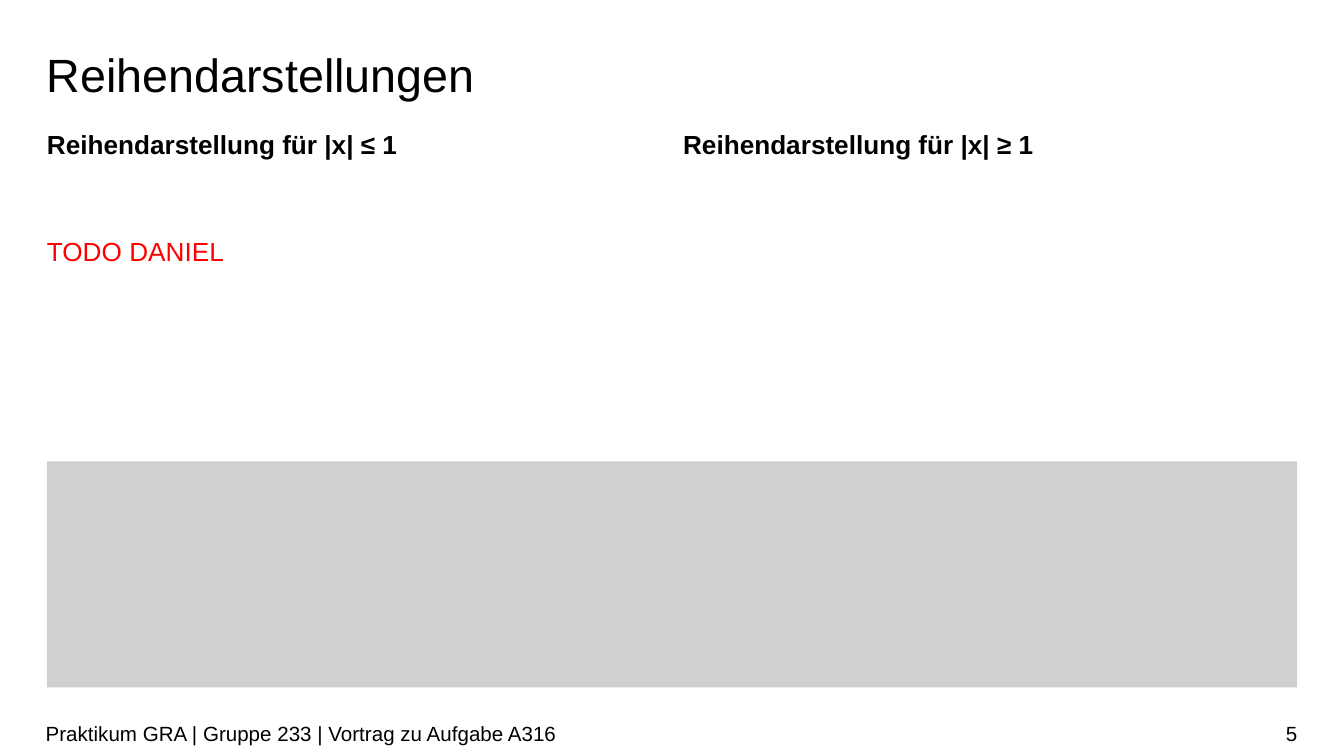
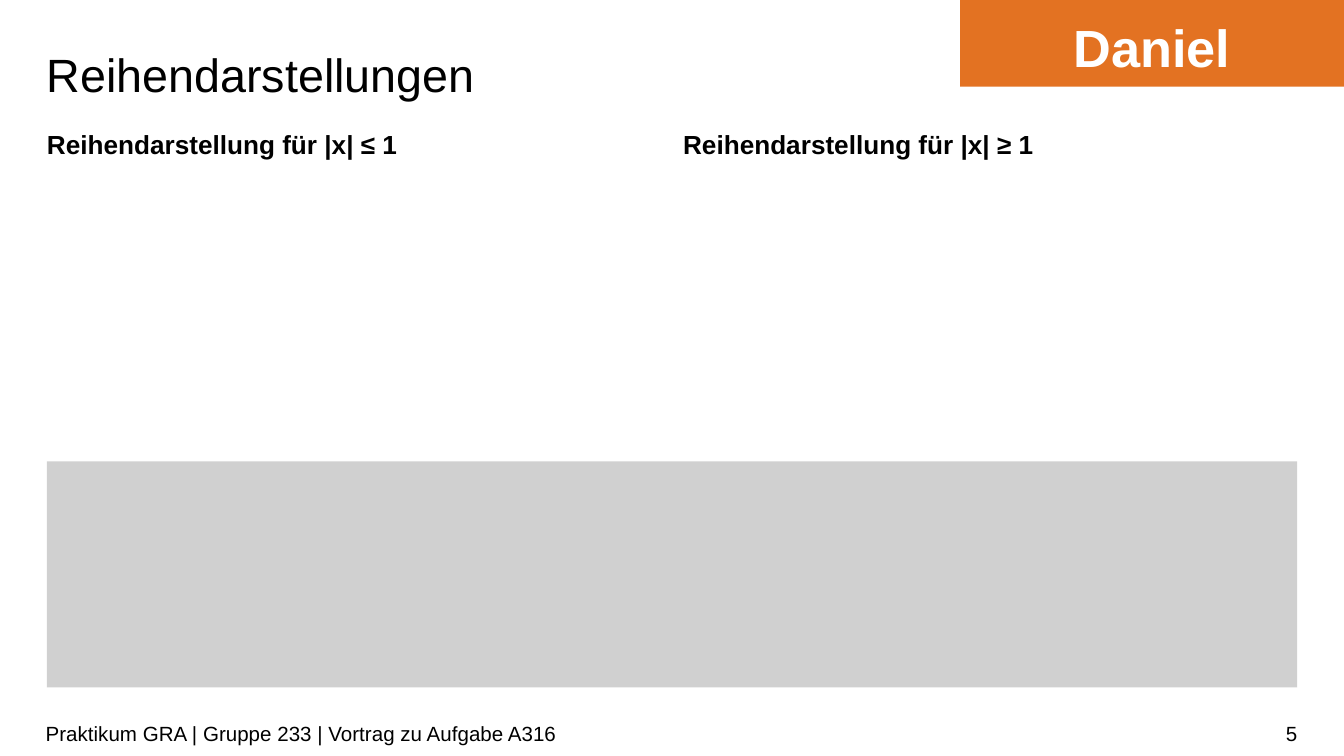
Before and after one commit to ludwiggr/ArSinH, a slide deck: slide 5 of Vortrag/Vortrag.pptx. Drawn at 1344x756 pixels with LibreOffice and Linux fonts; fonts in the diff are those of the drawing; grey boxes stand for pictures; background and template pictures are left out. Boxes give left, top, right and bottom in pixels: in the first picture for what was removed or moved away, otherwise in the second. Text is boxed around its words. In the diff, an @@ line names an element or a change of style, - is before the commit and + after.

```diff
--- a/Vortrag/Vortrag.pptx
+++ b/Vortrag/Vortrag.pptx
@@ rectangle added at (960, 0, 1344, 86), fill #E37222, 28 pt, text #FFFFFF, bold @@
+Daniel
@@ text at (47, 242, 224, 262): paragraph removed @@
-TODO DANIEL
```
Also in this commit, not shown: 12 other slides changed, 4 slides added, 1 slide removed.
